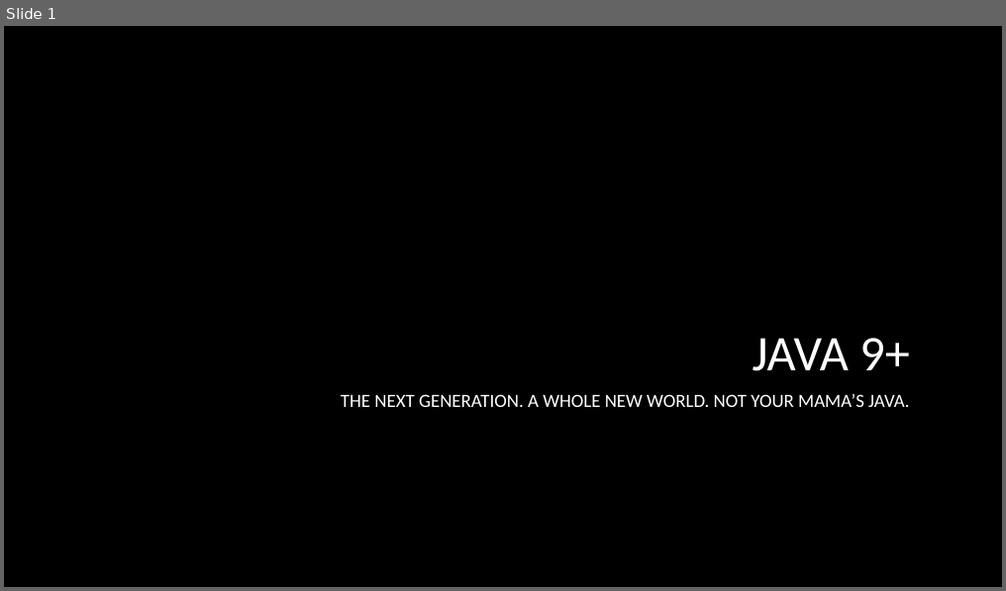
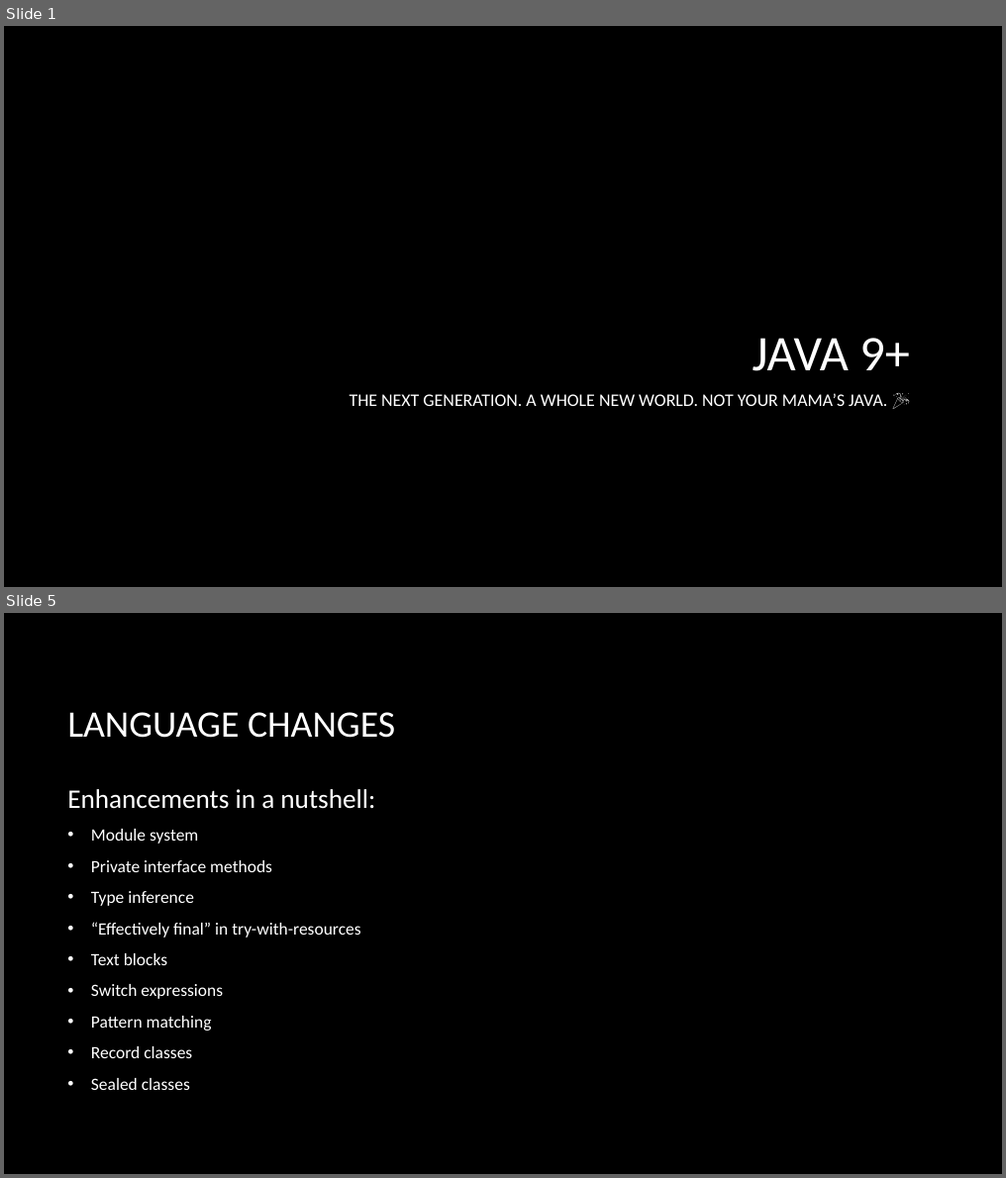
Before and after one commit to macdaddyaz/modern-java, a slide deck: Java 9 and up.pptx. Shown one above the other, each under a label of ours: slide 1 before the commit, slides 1 and 5 after it; the slides between them are not shown. The pictures are 1006x591 and 1006x1178 pixels, drawn with LibreOffice and Linux fonts; fonts in the diff are those of the drawing; background and template pictures are left out. Boxes give left, top, right and bottom in pixels: in the first picture for what was removed or moved away, otherwise in the second. Text is boxed around its words. In the diff, an @@ line names an element or a change of style, - is before the commit and + after.

```diff
--- a/Java 9 and up.pptx
+++ b/Java 9 and up.pptx
@@ slide 5 added at [4, 613, 1002, 1174], background picture (left out) @@
@@ title added at [67, 712, 395, 738], 36 pt, text #FFFFFF @@
+LANGUAGE CHANGES
@@ text added at [67, 789, 375, 1090], 16.6 pt, text #FFFFFF @@
+Enhancements in a nutshell:
+• Module system
+• Private interface methods
+• Type inference
+• “Effectively final” in try-with-resources
+• Text blocks
+• Switch expressions
+• Pattern matching
+• Record classes
+• Sealed classes
@@ slide 1 changed as well @@
@@ subtitle at [350, 393, 887, 406]: text changed; size 18 to 17 pt @@
-THE NEXT GENERATION. A WHOLE NEW WORLD. NOT YOUR MAMA’S JAVA.
+THE NEXT GENERATION. A WHOLE NEW WORLD. NOT YOUR MAMA’S JAVA. 🎉
```
Also in this commit, not shown: 16 other slides added, 9 other files.
